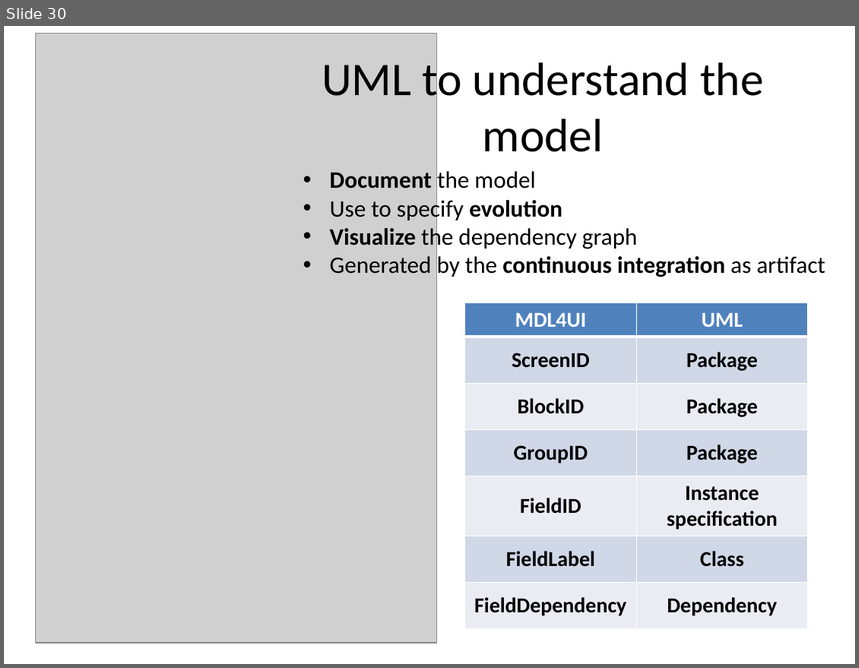
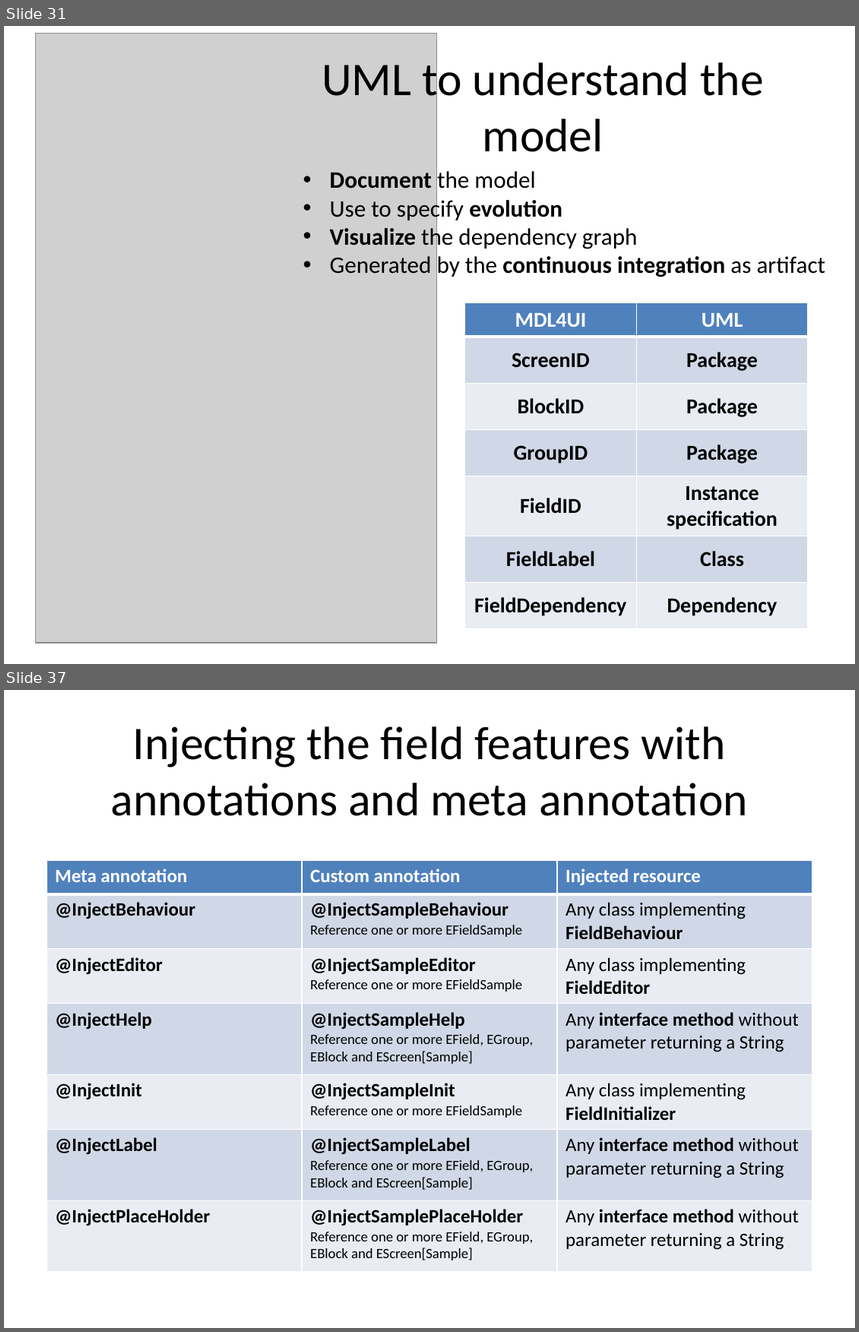
Before and after one commit to lesfurets/mdl4ui, a slide deck: mdl4ui-docs/mdl4ui_cg2013.pptx. Shown one above the other, each under a label of ours: slide 30 before the commit, slides 31 and 37 after it; the slides between them are not shown. The pictures are 859x668 and 859x1332 pixels, drawn with LibreOffice and Linux fonts; fonts in the diff are those of the drawing; grey boxes stand for pictures. Boxes give left, top, right and bottom in pixels: in the first picture for what was removed or moved away, otherwise in the second. Text is boxed around its words. In the diff, an @@ line names an element or a change of style, - is before the commit and + after.

Commit message:
added features API slides

```diff
--- a/mdl4ui-docs/mdl4ui_cg2013.pptx
+++ b/mdl4ui-docs/mdl4ui_cg2013.pptx
@@ slide 37 added at <box>4,690,855,1328</box>, background #FFFFFF @@
@@ title added at <box>111,726,748,816</box>, 39.6 pt, text #000000 @@
+Injecting the field features with annotations and meta annotation
@@ table added at <box>47,860,813,1270</box>, 7 rows, 3 columns @@
+Meta annotation | Custom annotation | Injected resource
+@InjectBehaviour | @InjectSampleBehaviour / Reference one or more EFieldSample | Any class implementing FieldBehaviour
+@InjectEditor | @InjectSampleEditor / Reference one or more EFieldSample | Any class implementing FieldEditor
+@InjectHelp | @InjectSampleHelp / Reference one or more EField, EGroup, EBlock and EScreen[Sample] | Any interface method without parameter returning a String
+@InjectInit | @InjectSampleInit / Reference one or more EFieldSample | Any class implementing FieldInitializer
+@InjectLabel | @InjectSampleLabel / Reference one or more EField, EGroup, EBlock and EScreen[Sample] | Any interface method without parameter returning a String
+@InjectPlaceHolder | @InjectSamplePlaceHolder / Reference one or more EField, EGroup, EBlock and EScreen[Sample] | Any interface method without parameter returning a String
@@ what was slide 30 is now slide 31 @@
```
Also in this commit, not shown: 6 slides changed, 8 other slides added, 1 slide removed.
